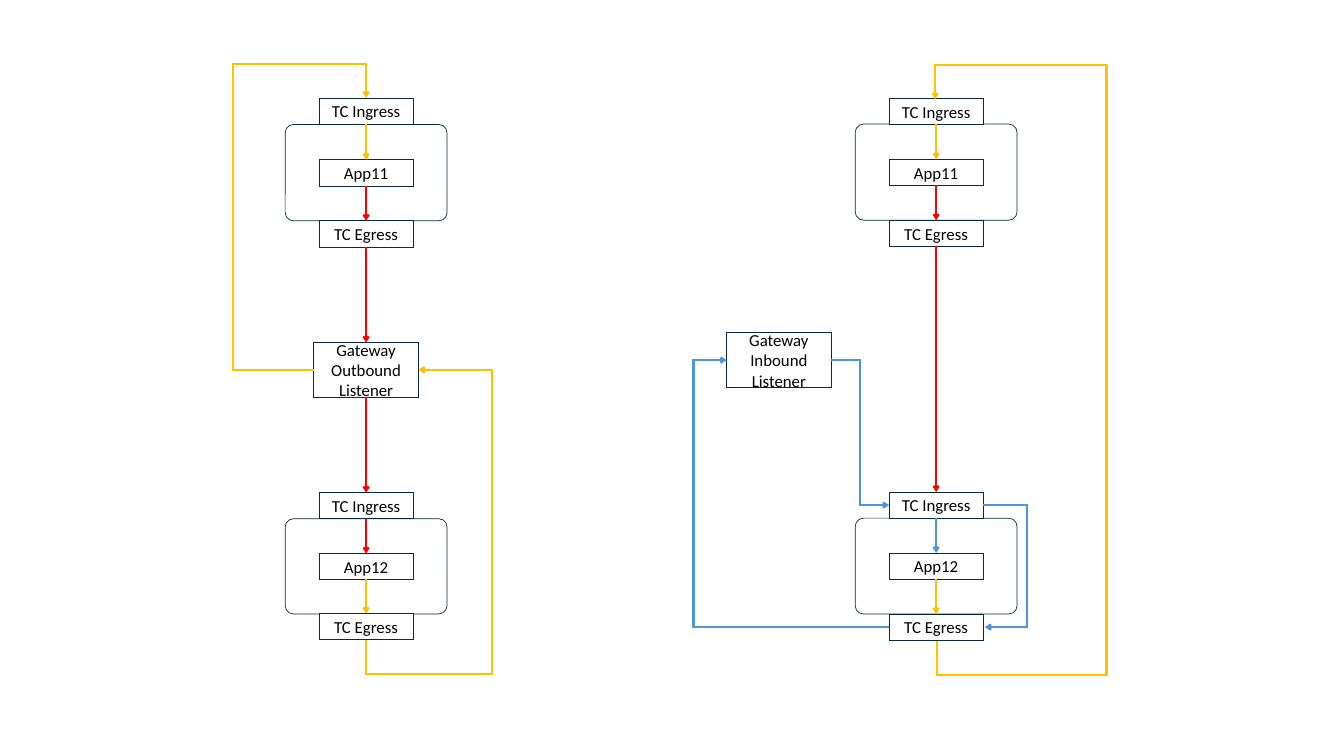
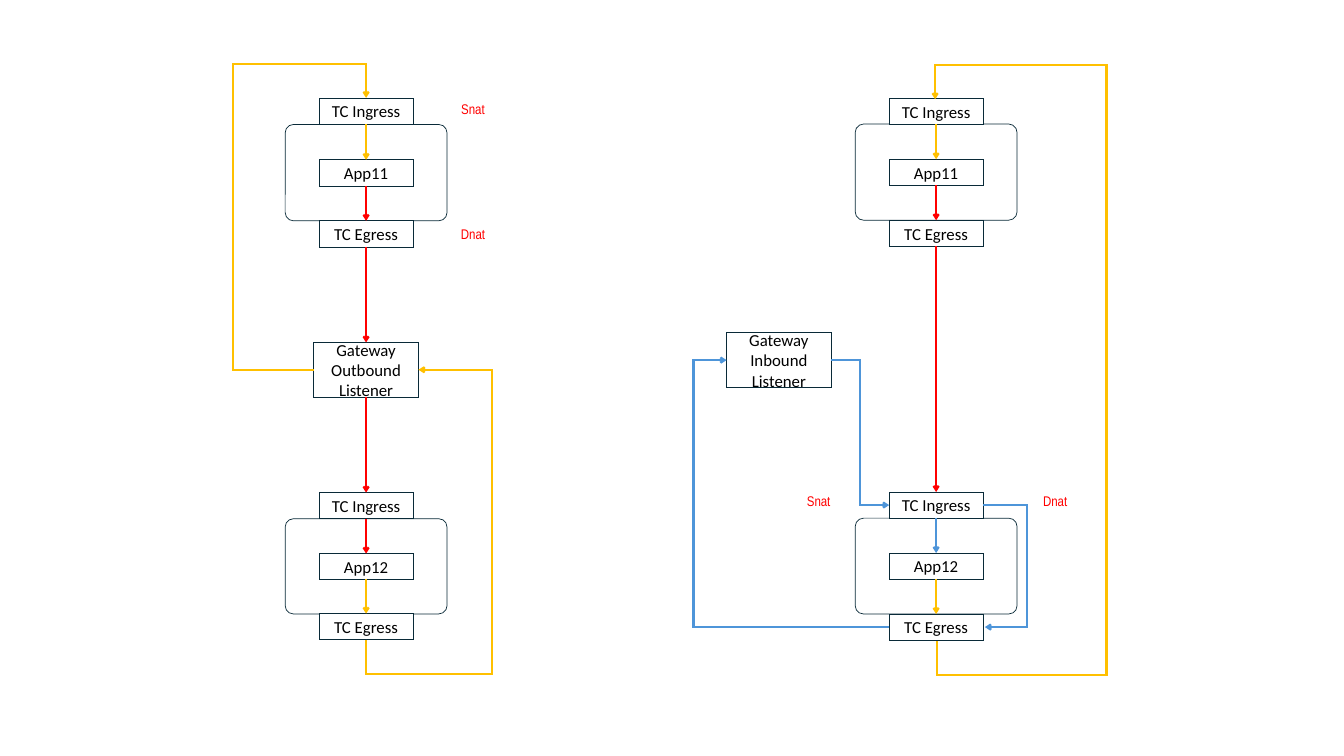
Before and after one commit to cybwan/fsm, a slide deck: slide 1 of bpf/topo.pptx. Drawn at 1344x756 pixels with LibreOffice and Linux fonts; fonts in the diff are those of the drawing. Boxes give left, top, right and bottom in pixels: in the first picture for what was removed or moved away, otherwise in the second. Text is boxed around its words. In the diff, an @@ line names an element or a change of style, - is before the commit and + after.

```diff
--- a/bpf/topo.pptx
+++ b/bpf/topo.pptx
@@ text added at [461, 104, 485, 114], 10 pt, text #FF0000 @@
+Snat
@@ text added at [461, 229, 485, 239], 10 pt, text #FF0000 @@
+Dnat
@@ text added at [807, 496, 831, 506], 10 pt, text #FF0000 @@
+Snat
@@ text added at [1043, 496, 1067, 506], 10 pt, text #FF0000 @@
+Dnat
```
Also in this commit, not shown: 1 other file.
